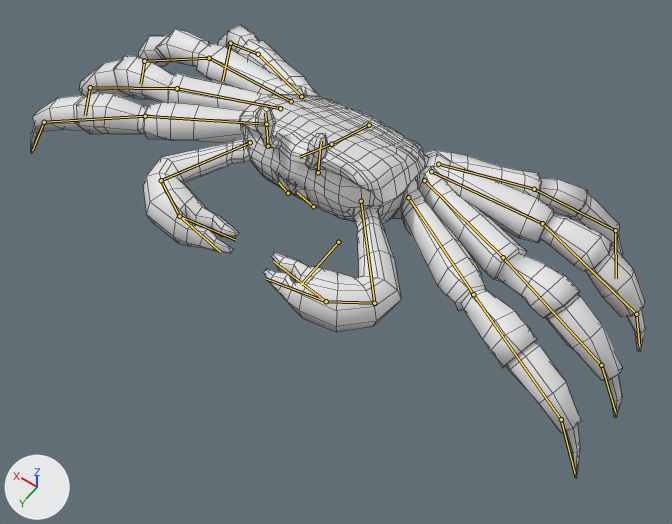
One commit to the Blender file Crab.blend: the scene before it, then after it.
One viewpoint serves both versions: a 50 mm camera at (-2.42, 3.01, 5.14) aimed at (-0.28, 0.02, 0.44). Arrows for +X, +Y and +Z are at lower left; the lights stay in place. The bones that bend it are drawn over the model as lines. Mesh edges are drawn as thin lines.

Objects in the first picture: 'Crab'.
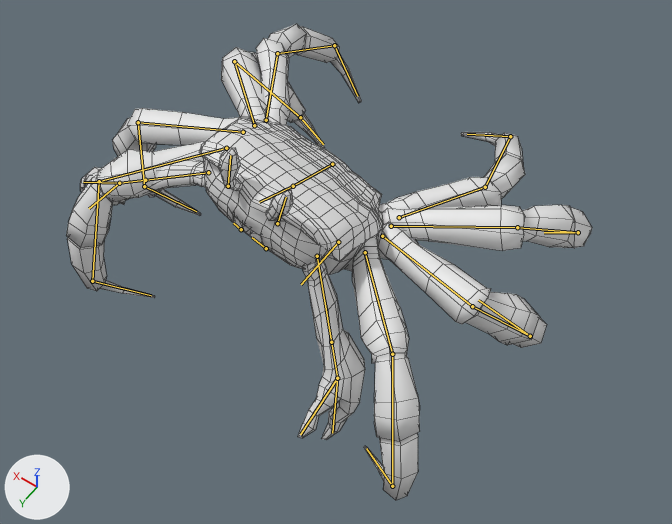
The newer file adds an action. The first version stands in its rest pose; the second is drawn at frame 50 of the action 'Walk Cycle Right'.

The edits, one by one:
Bone 'CTR.Pincer.R' (bone_ctr_pincer_r) moves from (0.0, 0.0, 0.0) to (1.17, -0.04, -0.5).
Bone 'CTR.Pincer.L' (bone_ctr_pincer_l) moves from (0.0, 0.0, 0.0) to (-0.22, 0.02, -0.91).
Bone 'Pincer.Pole.L' (bone_pincer_pole_l) moves from (0.0, 0.0, 0.0) to (-0.4, 0.05, -1.19).
Bone 'Ik.Ctrl.R.Leg.1' (bone_ik_ctrl_r_leg_1) moves from (0.0, 0.0, 0.0) to (-0.33, -1.39, -0.3).
Bone 'Ik.Ctrl.R.Leg.2' (bone_ik_ctrl_r_leg_2) moves from (0.0, 0.0, 0.0) to (-0.1, -1.15, -0.25).
Bone 'Ik.Ctrl.R.Leg.3' (bone_ik_ctrl_r_leg_3) moves from (0.0, 0.0, 0.0) to (0.27, -1.55, -0.03).
Bone 'Ik.Ctrl.R.Leg.4' (bone_ik_ctrl_r_leg_4) moves from (0.0, 0.0, 0.0) to (0.23, -1.19, 0.23).
Bone 'Ik.Ctrl.L.Leg.1' (bone_ik_ctrl_l_leg_1) moves from (0.0, 0.0, 0.0) to (0.43, -1.1, -0.26).
Bone 'Ik.Ctrl.L.Leg.2' (bone_ik_ctrl_l_leg_2) moves from (0.0, 0.0, 0.0) to (-0.26, -1.08, -0.04).
Bone 'Ik.Ctrl.L.Leg.3' (bone_ik_ctrl_l_leg_3) moves from (0.0, 0.0, 0.0) to (-0.38, -0.91, 0.09).
Bone 'Ik.Ctrl.L.Leg.4' (bone_ik_ctrl_l_leg_4) moves from (0.0, 0.0, 0.0) to (-0.31, -1.4, 0.26).
Bone 'Spine' (bone_spine) moves from (0.0, 0.0, 0.0) to (-0.02, 0.4, -0.15).
Bone 'Spine' (bone_spine) turns from (0, 0, 0) to (1, -10, 1) degrees about its own x, y and z.
Bone 'Pincer.1.R' (bone_pincer_1_r) turns from (0, 0, 0) to (7, 0, -13) degrees about its own x, y and z.
Bone 'Pincer.2.R' (bone_pincer_2_r) turns from (0, 0, 0) to (15, 6, -17) degrees about its own x, y and z.
Bone 'Pincer.1.L' (bone_pincer_1_l) turns from (0, 0, 0) to (-14, 18, -21) degrees about its own x, y and z.

What differs and where, as boxes [x1, y1, x2, y2] in the pictures (672 x 524 px):
'Crab', posed (14% narrower): before [31, 25, 646, 478]; after [66, 24, 592, 500]
bone 'Spine', root to tip: before (369, 125) to (331, 144); after (332, 164) to (293, 186)
bone 'Pincer.1.R', root to tip: before (179, 216) to (236, 240); after (119, 183) to (89, 208)
bone 'Pincer.2.R', root to tip: before (179, 216) to (220, 252); after (119, 183) to (83, 182)
bone 'Pincer.1.L', root to tip: before (326, 301) to (273, 261); after (337, 378) to (300, 434)
